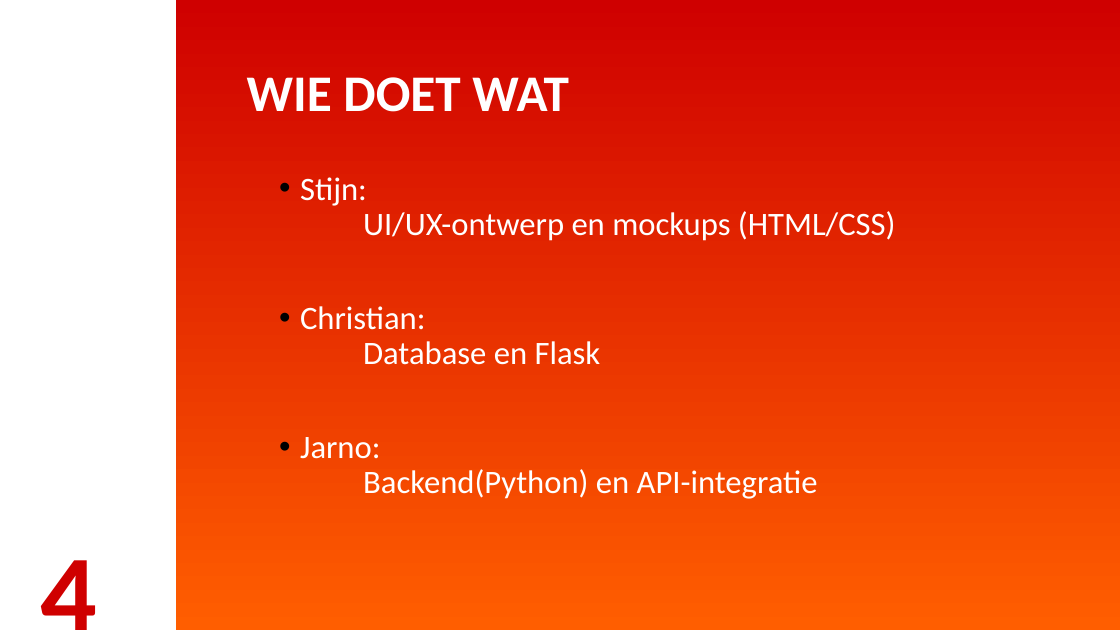
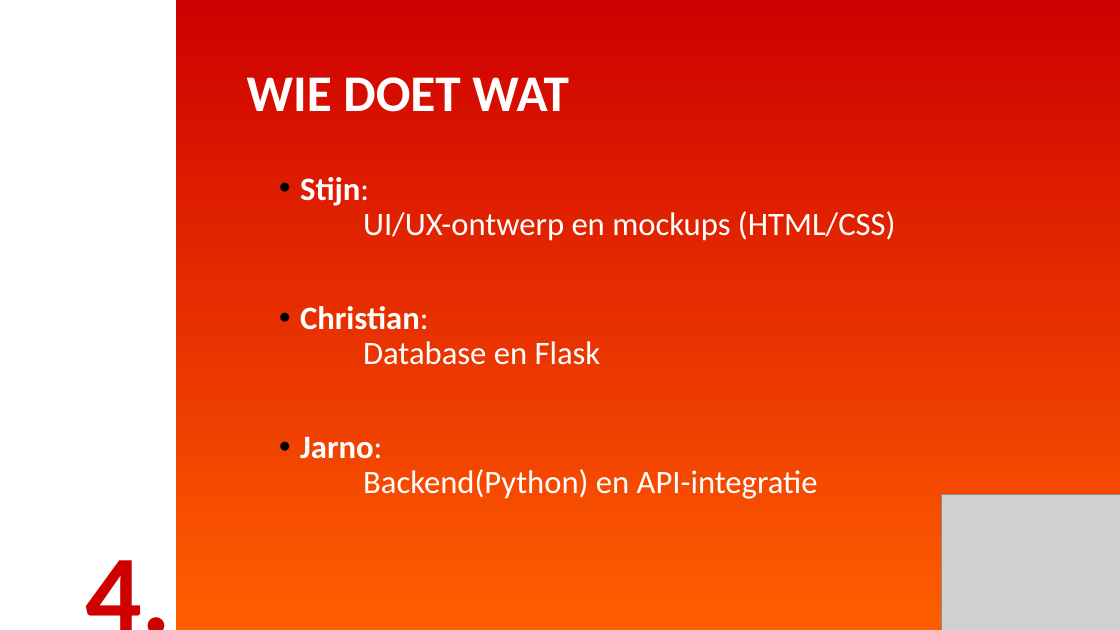
Before and after one commit to christianmesinas/famplan, a slide deck: slide 4 of presentatie/FamPlan pitch.odp. Drawn at 1120x630 pixels with LibreOffice and Linux fonts; fonts in the diff are those of the drawing; grey boxes stand for pictures. Boxes give left, top, right and bottom in pixels: in the first picture for what was removed or moved away, otherwise in the second. Text is boxed around its words. In the diff, an @@ line names an element or a change of style, - is before the commit and + after.

```diff
--- a/presentatie/FamPlan pitch.odp
+++ b/presentatie/FamPlan pitch.odp
@@ text "Stijn: UI/UX-ontwerp en mockups (HTML/CSS)" at (300, 177, 896, 499): bold on in "Stijn:", "Christian:", "Jarno:" @@
@@ picture added at (941, 495, 1120, 630) @@
@@ text at (77, 513, 218, 630): text changed @@
-4
+4.
```
Also in this commit, not shown: 9 other slides changed.
